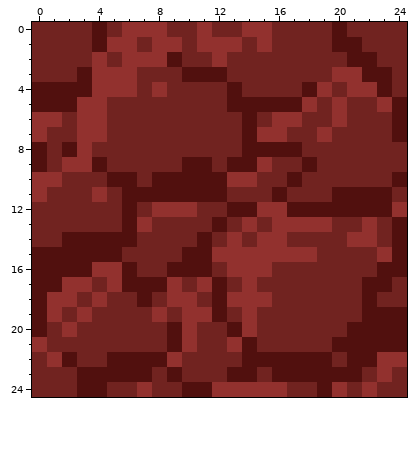
Pixel-art sprite -- pictures/tile.png. Above: the version before the commit.
The file is 25x25 pixels.
And afterwards:
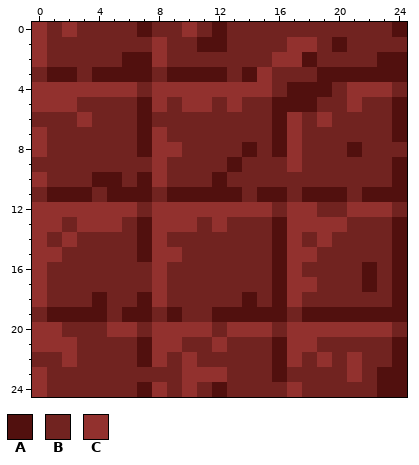
Palette (. is transparent): A #51100e  B #712320  C #92312e
Edits made:
Changed rows in their new state; - is an unchanged pixel.
first column x 0:
 0 C-C-B-BAB-CBA-BB----B---A
 1 C---BBB--B-AAB-B-CC--B---
 2 C---B-AA-B--B---CCA--BBAA
 3 -AABAAAA-A----AC---AAA--A
 4 CCCC-----CCCCCCC-A-A---C-
 5 CCCBB--AC-CC-CBB--A-BC-B-
 6 BB--B--A------B-A--CB----
 7 ---BB--AC-----BBAC-B-----
 8 C-BB---ACC-----B-C---A---
 9 B-BBB---C-BB--BB-CB-----A
10 -B--A-BACBBB-BB--B-------
11 BAAABA--B----A-A--AA-B--A
12 CCCCCCC----CCCC-BCCBBCCCB
13 CC-CCCBACCC-C-B-A---C-B--
14 C-CBBBBAC--B-B-BAC-C-BB--
15 CCBBBB-ACCBBBBBBA------B-
16 CBBBBBB-CBBB-BBBAC----AB-
17 CBBB-BBBCB-BB-B-ACC----BA
18 CBB-A---CBB-BBABAC----B-A
19 BAAAA-AABABB-AAAA-AAAA---
20 CCB--CC-CC-C-C-C-CCCCCCCB
21 -CC----ACCB-CBB-ACC-BBBB-
22 -BC--BB-CBC---BB-CBC-CBBA
23 C--BBBBB-BCCCBB--BBBBC-AA
24 C--BB--AC-CBABBBBC-BB-BAA
Changed places in both pictures, as pixel boxes (x1, y1, x2, y2):
changed: (32, 22, 407, 397)
